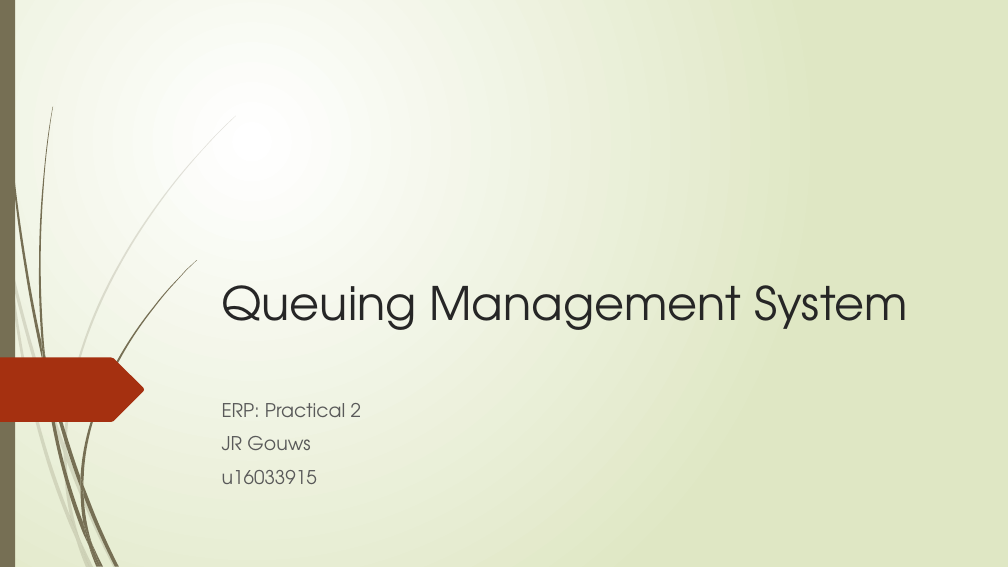
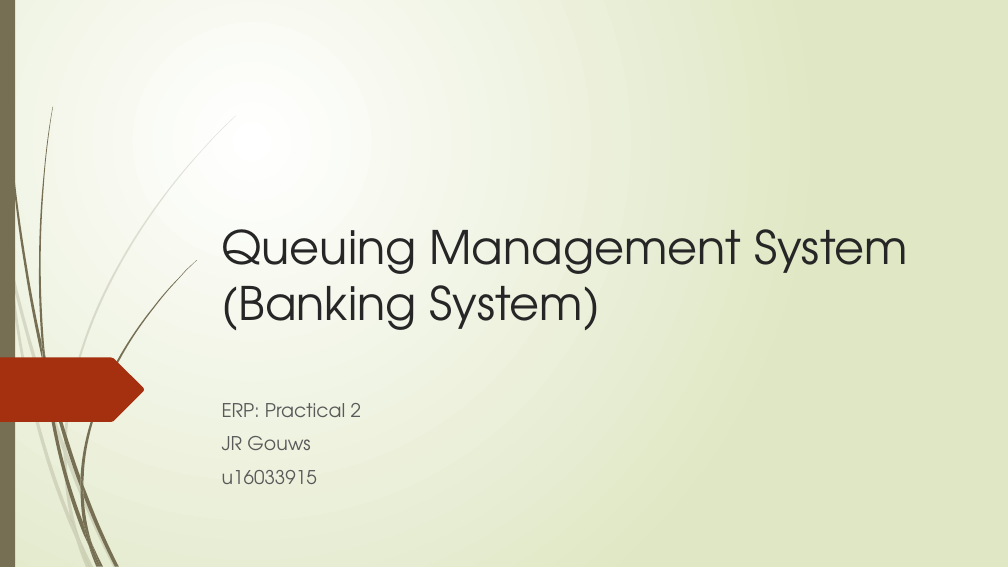
Before and after one commit to jrgouws/Research-Project, a slide deck: slide 1 of Prac2/Part 2/Presentation.pptx. Drawn at 1008x567 pixels with LibreOffice and Linux fonts; fonts in the diff are those of the drawing. Boxes give left, top, right and bottom in pixels: in the first picture for what was removed or moved away, otherwise in the second. Text is boxed around its words. In the diff, an @@ line names an element or a change of style, - is before the commit and + after.

```diff
--- a/Prac2/Part 2/Presentation.pptx
+++ b/Prac2/Part 2/Presentation.pptx
@@ title at [222, 229, 908, 330]: text changed @@
-Queuing Management System
+Queuing Management System
+(Banking System)
```
Also in this commit, not shown: 4 other slides changed, 6 slides added, 5 slides removed, 15 other files.
